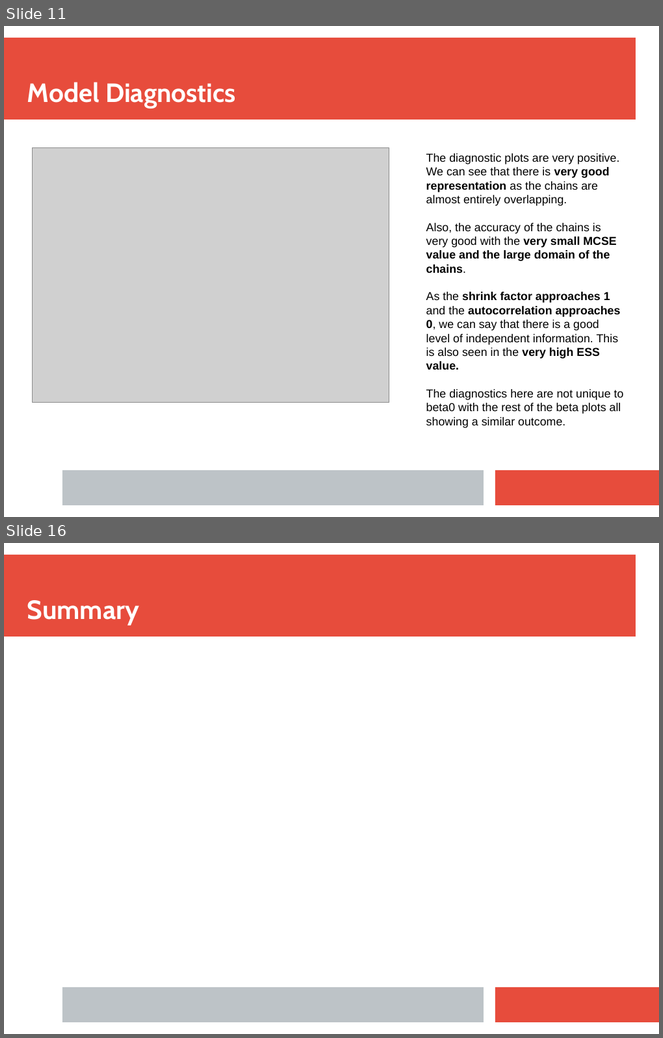
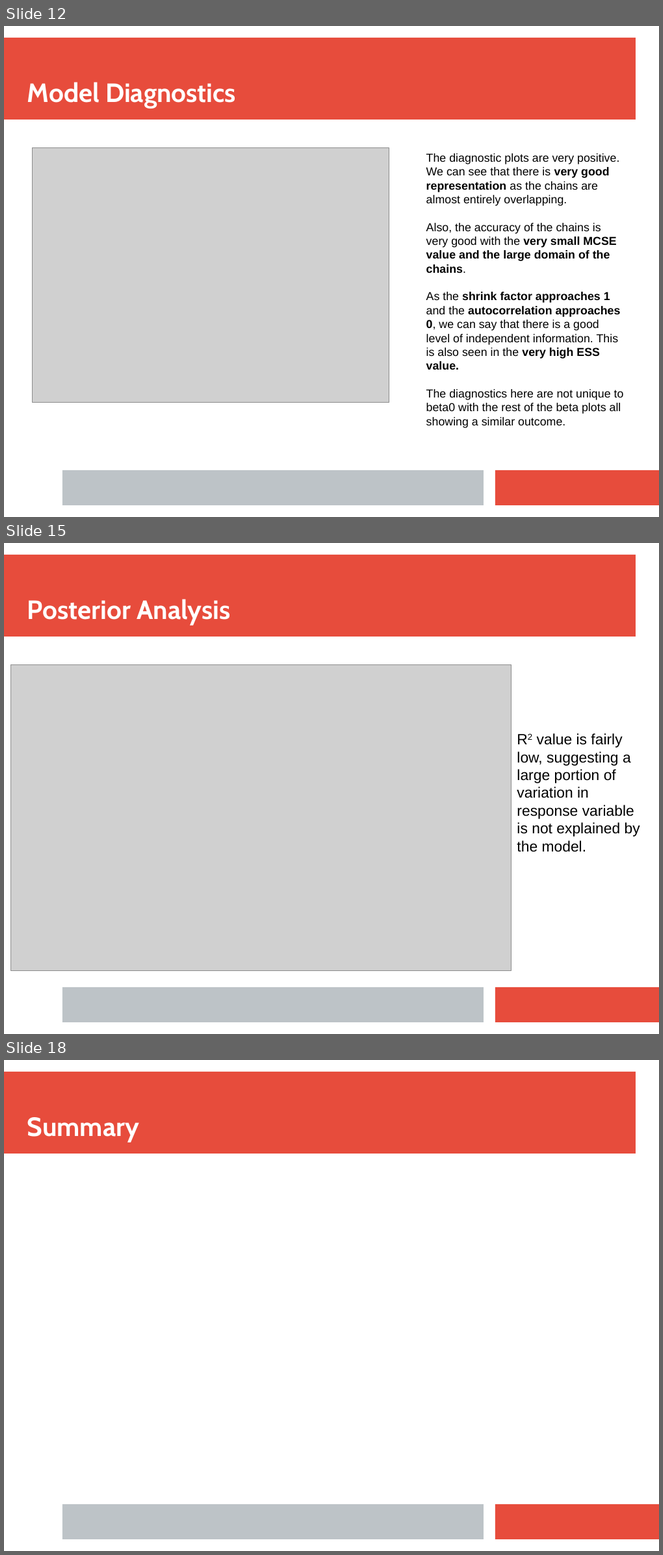
Before and after one commit to tim-kirkbride/BayesianAssignment, a slide deck: Presentation.pptx. Shown one above the other, each under a label of ours: slides 11 and 16 before the commit, slides 12, 15 and 18 after it; the slides between them are not shown. The pictures are 663x1038 and 663x1555 pixels, drawn with LibreOffice and Linux fonts; fonts in the diff are those of the drawing; grey boxes stand for pictures. Boxes give left, top, right and bottom in pixels: in the first picture for what was removed or moved away, otherwise in the second. Text is boxed around its words. In the diff, an @@ line names an element or a change of style, - is before the commit and + after.

```diff
--- a/Presentation.pptx
+++ b/Presentation.pptx
@@ slide 15 added at (4,543,659,1034), background #FFFFFF; not listed: 3 template elements that a slide beside it also shows @@
@@ text added at (27,599,230,626), 32 pt, text #FFFFFF, bold @@
+Posterior Analysis
@@ picture added at (11,665,512,971) @@
@@ text added at (517,733,640,852), 18 pt, text #000000 @@
+R2 value is fairly low, suggesting a large portion of variation in response variable is not explained by the model.
@@ what was slide 11 is now slide 12 @@
@@ what was slide 16 is now slide 18 @@
```
Also in this commit, not shown: 5 slides changed, 5 other slides added, 1 slide removed, 1 other file.
